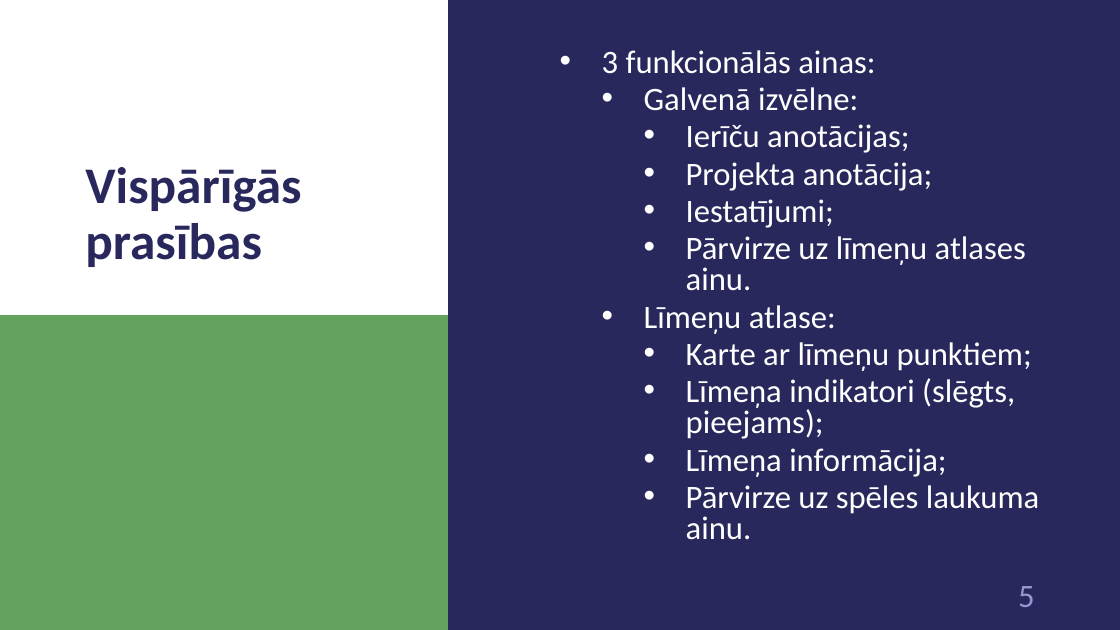
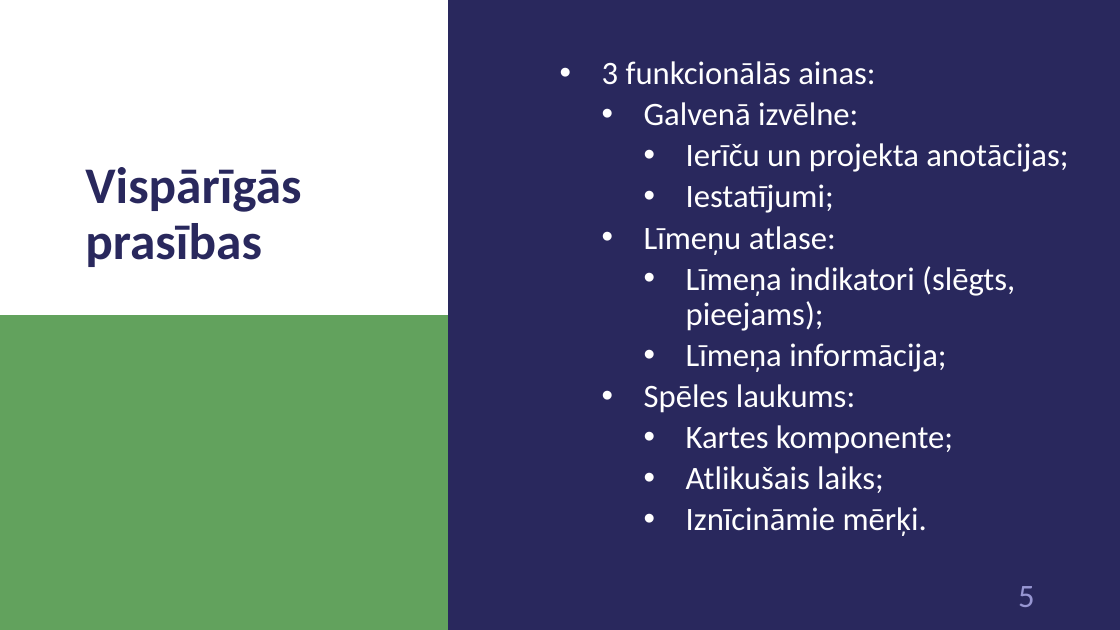
Before and after one commit to 1ivyatan/drumstalotajs, a slide deck: slide 5 of Documentation/Prezentācija.pptx. Drawn at 1120x630 pixels with LibreOffice and Linux fonts; fonts in the diff are those of the drawing. Boxes give left, top, right and bottom in pixels: in the first picture for what was removed or moved away, otherwise in the second. Text is boxed around its words. In the diff, an @@ line names an element or a change of style, - is before the commit and + after.

```diff
--- a/Documentation/Prezentācija.pptx
+++ b/Documentation/Prezentācija.pptx
@@ text at bbox=[602, 61, 1015, 372]: line spacing 0.8 to 0.9 @@
@@ text at bbox=[686, 143, 1068, 172]: text changed @@
-      • Ierīču anotācijas;
-      • Projekta anotācija;
+      • Ierīču un projekta anotācijas;
@@ text at bbox=[686, 236, 1026, 291]: paragraph removed @@
-      • Pārvirze uz līmeņu atlases ainu.
@@ text at bbox=[686, 342, 1032, 371]: paragraph removed @@
-      • Karte ar līmeņu punktiem;
@@ text at bbox=[644, 384, 953, 536]: text changed @@
-      • Pārvirze uz spēles laukuma ainu.
+    • Spēles laukums:
+      • Kartes komponente;
+      • Atlikušais laiks;
+      • Iznīcināmie mērķi.
```
Also in this commit, not shown: 6 other slides changed, 26 slides removed.
